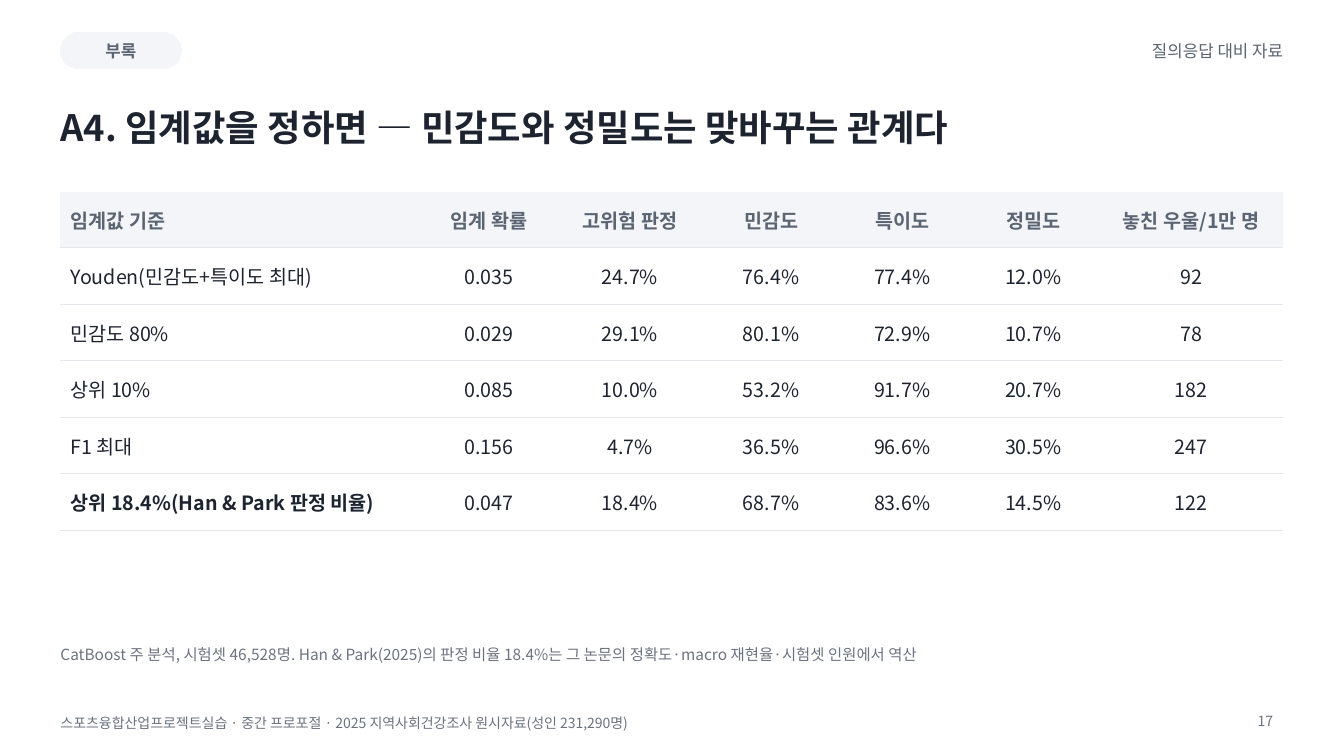
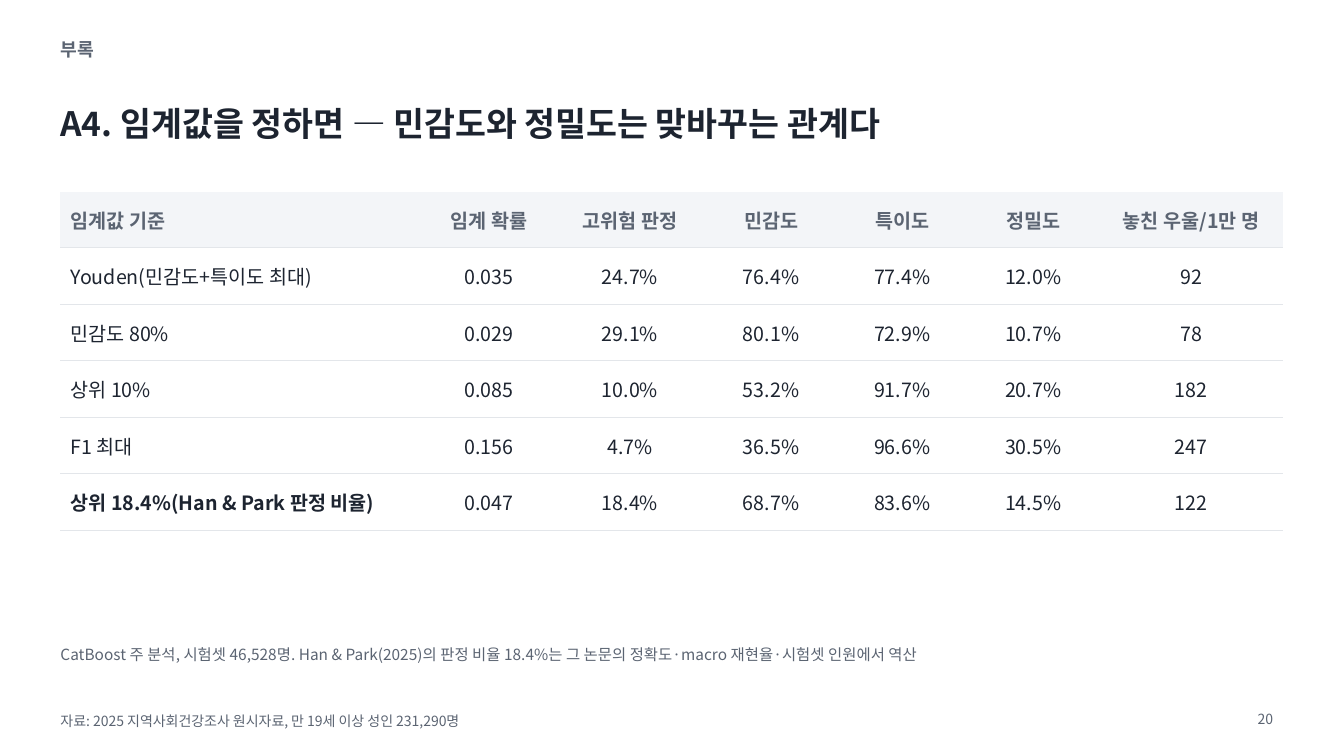
Before and after one commit to 202103116-stack/Depression_MultiDomain_Capstone, a slide deck: slide 20 of presentation/proposal_v2.pptx (slide 17 before the commit). Drawn at 1344x756 pixels with LibreOffice and Linux fonts; fonts in the diff are those of the drawing. Boxes give left, top, right and bottom in pixels: in the first picture for what was removed or moved away, otherwise in the second. Text is boxed around its words. In the diff, an @@ line names an element or a change of style, - is before the commit and + after.

```diff
--- a/presentation/proposal_v2.pptx
+++ b/presentation/proposal_v2.pptx
@@ rounded rectangle removed at bbox=[60, 32, 181, 69] @@
-부록
@@ text added at bbox=[60, 41, 93, 58], 13 pt, text #5B6472, bold @@
+부록
@@ text removed at bbox=[1152, 43, 1283, 59] @@
-질의응답 대비 자료
@@ title "A4. 임계값을 정하면 — 민감도와 ..." at bbox=[60, 107, 880, 139]: size 26 to 24 pt @@
@@ text "CatBoost 주 분석, 시험셋 46,528명. ..." at bbox=[60, 647, 916, 663]: text colour #6B7280 to #5B6472 @@
@@ text at bbox=[60, 714, 459, 729]: text changed; text colour #6B7280 to #5B6472 @@
-스포츠융합산업프로젝트실습 · 중간 프로포절 · 2025 지역사회건강조사 원시자료(성인 231,290명)
+자료: 2025 지역사회건강조사 원시자료, 만 19세 이상 성인 231,290명
@@ page number removed at bbox=[1258, 716, 1274, 726] @@
-17
@@ page number added at bbox=[1258, 713, 1274, 724], 10 pt, text #5B6472 @@
+20
```
Also in this commit, not shown: 12 other slides changed, 7 slides added, 4 slides removed, 11 other files.
